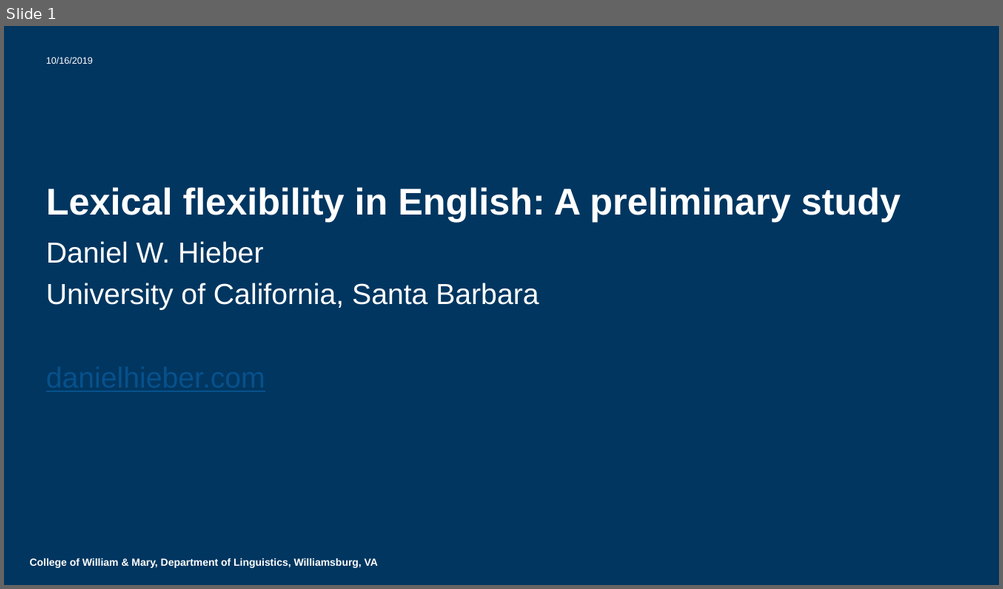
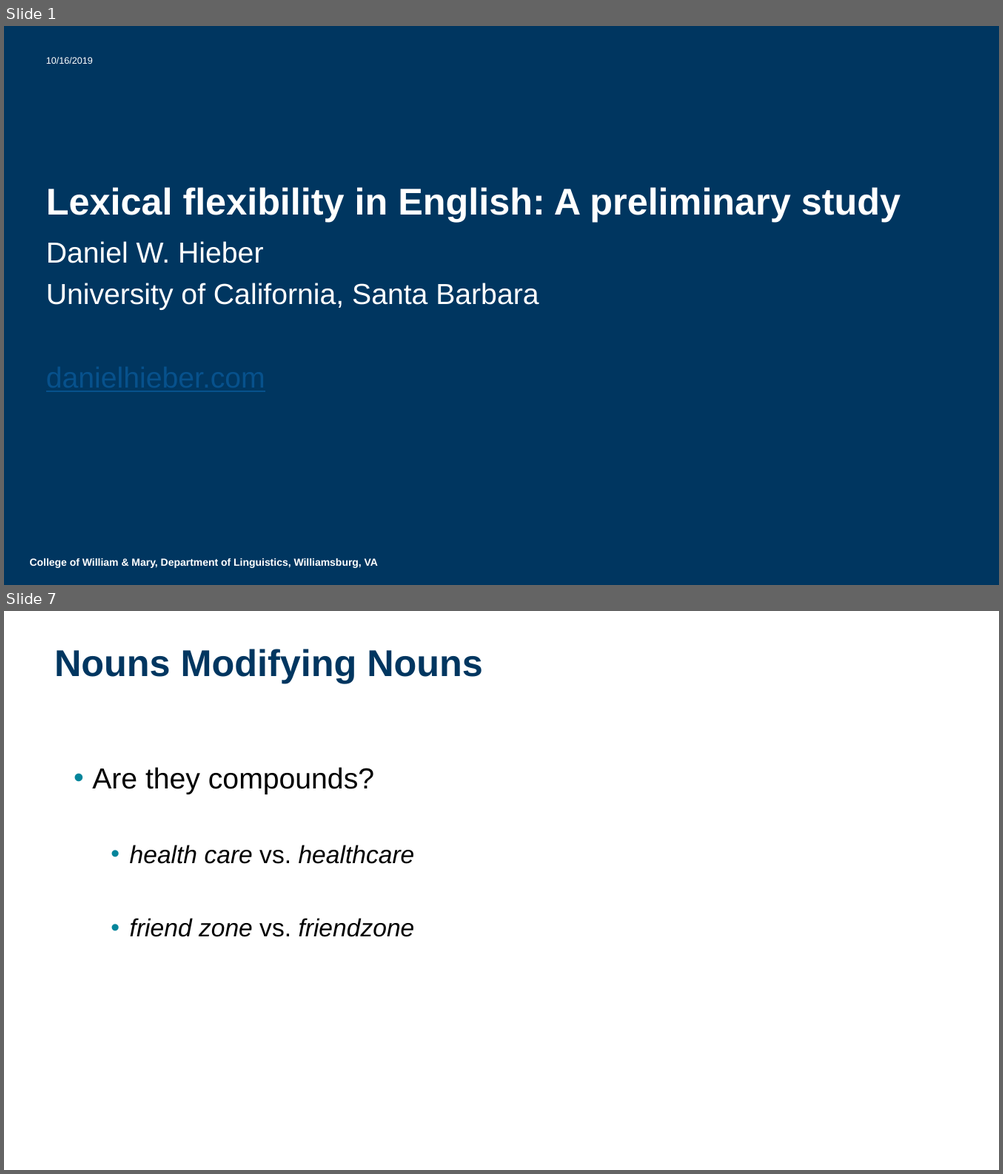
Before and after one commit to dwhieb/dissertation, a slide deck: presentations/Hieber. 2019. Lexical flexibility in English.pptx. Shown one above the other, each under a label of ours: slide 1 before the commit, slides 1 and 7 after it; the slides between them are not shown. The pictures are 1003x589 and 1003x1174 pixels, drawn with LibreOffice and Linux fonts; fonts in the diff are those of the drawing; background and template pictures are left out. Boxes give left, top, right and bottom in pixels: in the first picture for what was removed or moved away, otherwise in the second. Text is boxed around its words. In the diff, an @@ line names an element or a change of style, - is before the commit and + after.

```diff
--- a/presentations/Hieber. 2019. Lexical flexibility in English.pptx
+++ b/presentations/Hieber. 2019. Lexical flexibility in English.pptx
@@ slide 7 added at <box>4,611,999,1170</box>, background #FFFFFF @@
@@ title added at <box>54,649,483,684</box>, 36 pt, text #003660, bold @@
+Nouns Modifying Nouns
@@ text added at <box>92,767,415,937</box>, 24 pt, text #000000, italic @@
+• Are they compounds?
+  • health care vs. healthcare
+  • friend zone vs. friendzone
```
Also in this commit, not shown: 8 other slides added, 1 slide removed, 1 other file.
